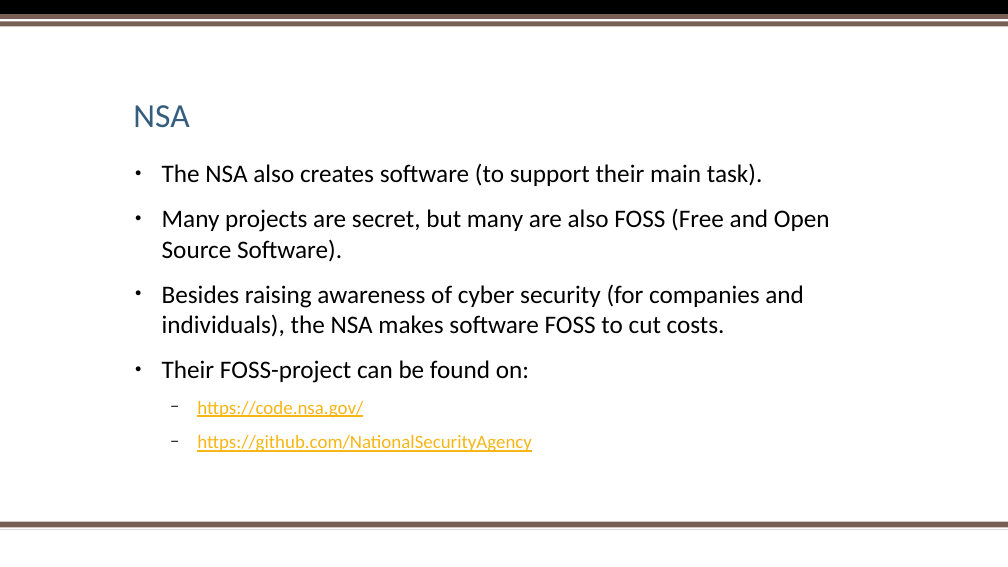
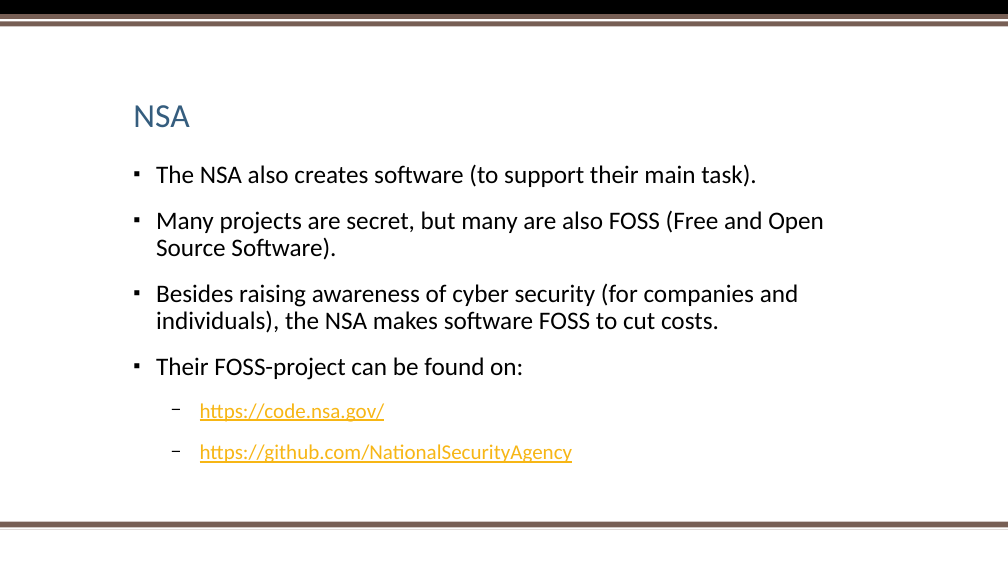
Before and after one commit to sebivenlo/ESDE_2021_Ghidra, a slide deck: slide 10 of Reverse Engineering.pptx. Drawn at 1008x567 pixels with LibreOffice and Linux fonts; fonts in the diff are those of the drawing; background and template pictures are left out. Boxes give left, top, right and bottom in pixels: in the first picture for what was removed or moved away, otherwise in the second. Text is boxed around its words. In the diff, an @@ line names an element or a change of style, - is before the commit and + after.

Commit message:
updated some visuals, added more text such as more clarifiaction on how to set up ghidra

```diff
--- a/Reverse Engineering.pptx
+++ b/Reverse Engineering.pptx
@@ text "The NSA also creates software ..." at <box>156,164,824,463</box>: size 18 to 20 pt in "https://code.nsa.gov/", "https://github.com/NationalSecurityAgency"; bullet ● to ▪; line spacing 1 to 0.9; more space between paragraphs; indent changed @@
```
Also in this commit, not shown: 7 other slides changed.
